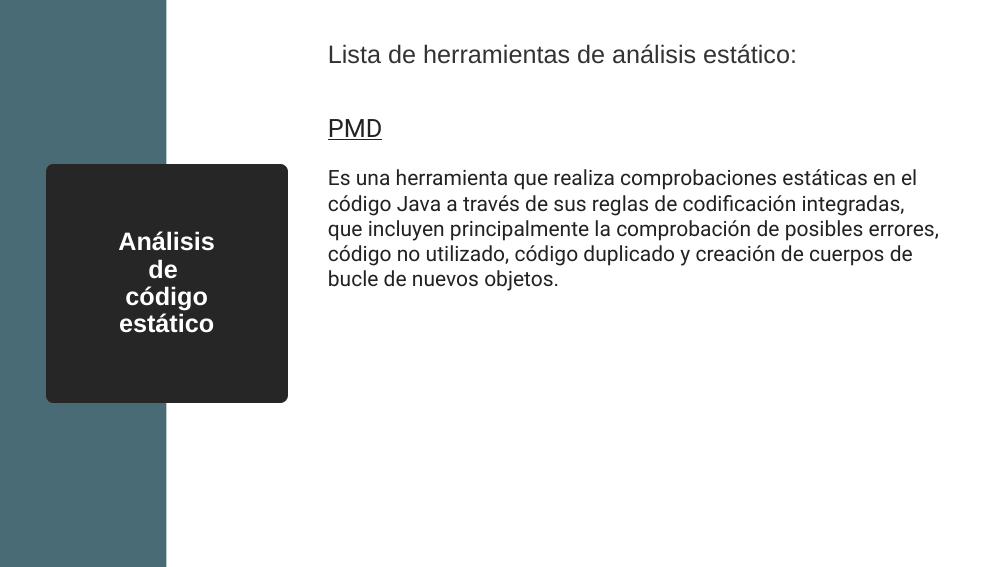
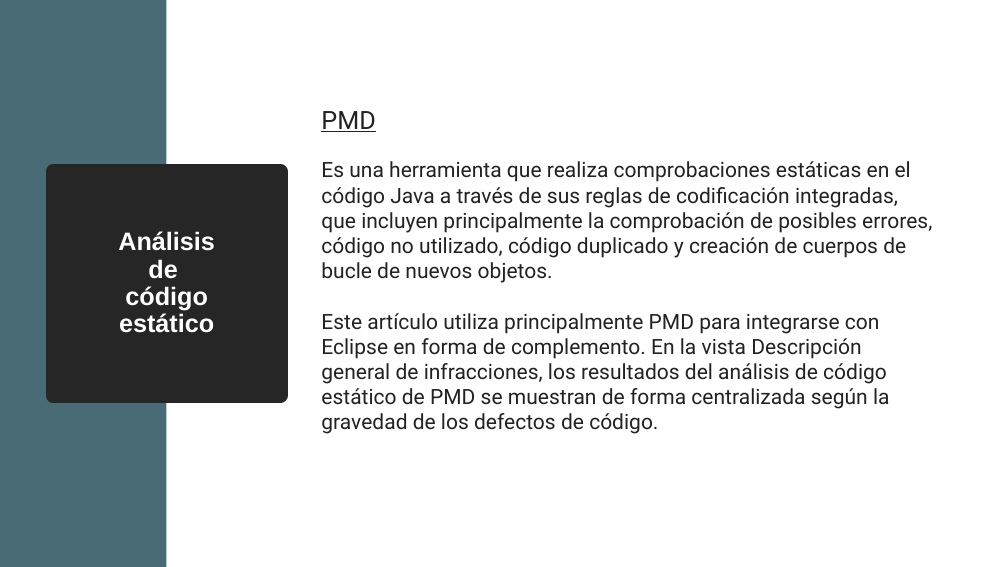
Before and after one commit to davCesur/gestionEquiposDAWEquipo4JAVA, a slide deck: slide 60 of Introducción a TDD.pptx (slide 55 before the commit). Drawn at 1008x567 pixels with LibreOffice and Linux fonts; fonts in the diff are those of the drawing. Boxes give left, top, right and bottom in pixels: in the first picture for what was removed or moved away, otherwise in the second. Text is boxed around its words. In the diff, an @@ line names an element or a change of style, - is before the commit and + after.

```diff
--- a/Introducción a TDD.pptx
+++ b/Introducción a TDD.pptx
@@ text removed at box(328, 44, 797, 64) @@
-Lista de herramientas de análisis estático:
@@ text "PMD": place and size @@
-text "PMD" at box(328, 119, 939, 291)
+text "PMD" at box(321, 111, 932, 434)
@@ text at box(321, 313, 890, 434): paragraph added @@
+Este artículo utiliza principalmente PMD para integrarse con Eclipse en forma de complemento. En la vista Descripción general de infracciones, los resultados del análisis de código estático de PMD se muestran de forma centralizada según la gravedad de los defectos de código.
```
Also in this commit, not shown: 15 other slides changed, 5 slides added.
